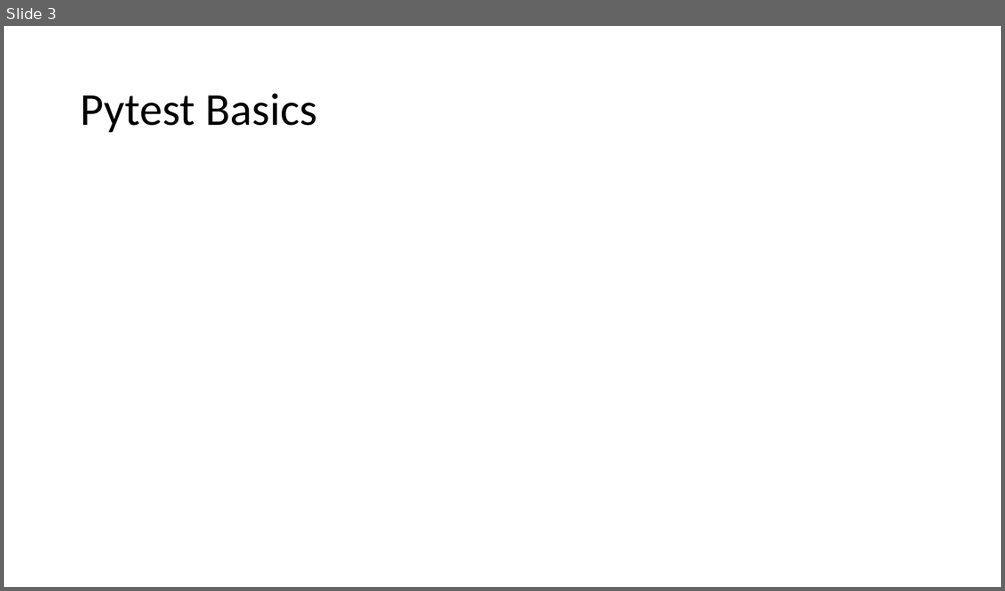
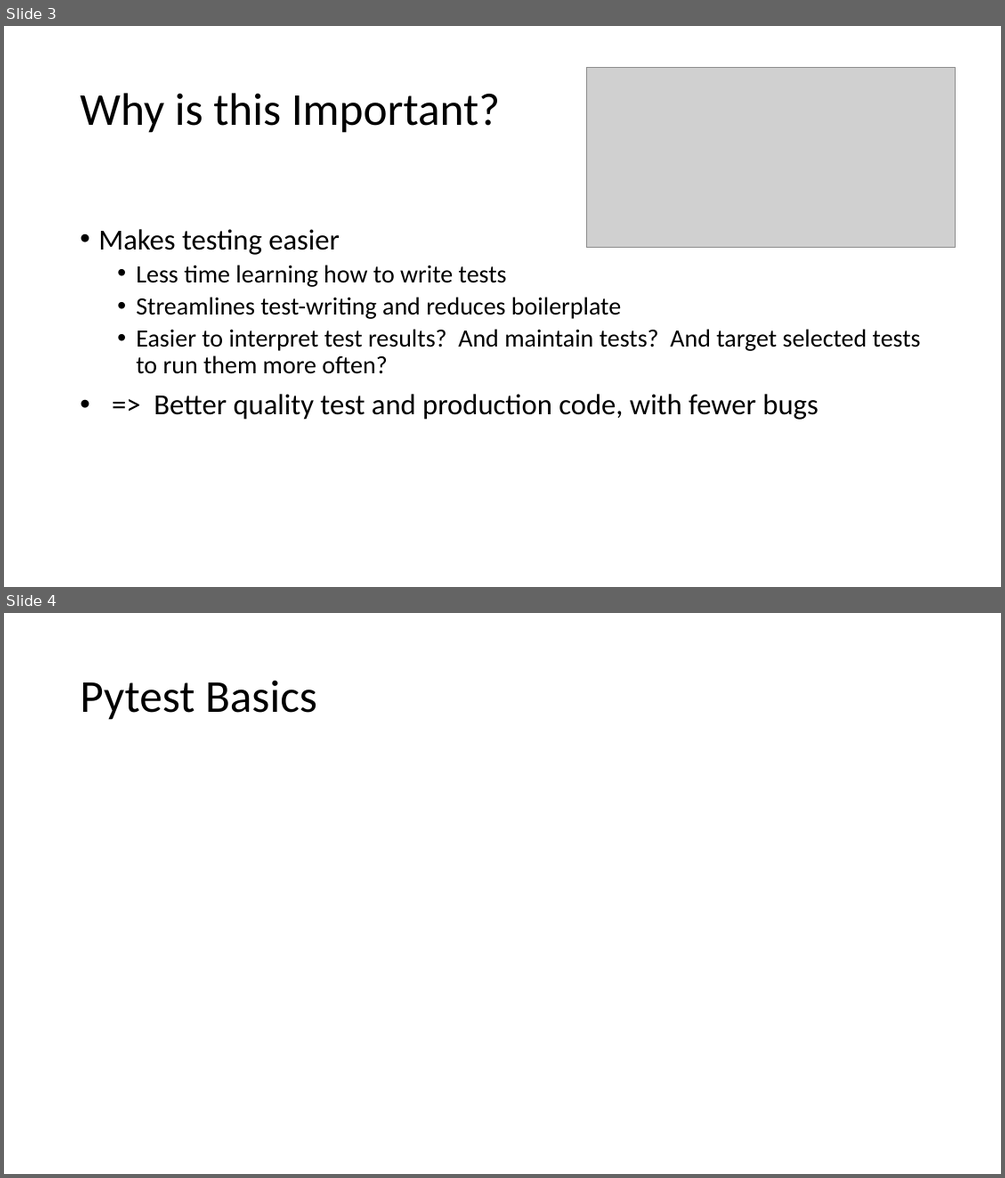
Before and after one commit to wbkdef/pytest_magic_presentation, a slide deck: Presentation/PytestMagic2.pptm. Shown one above the other, each under a label of ours: slide 3 before the commit, slides 3 and 4 after it. The pictures are 1005x591 and 1005x1178 pixels, drawn with LibreOffice and Linux fonts; fonts in the diff are those of the drawing; grey boxes stand for pictures. Boxes give left, top, right and bottom in pixels: in the first picture for what was removed or moved away, otherwise in the second. Text is boxed around its words. In the diff, an @@ line names an element or a change of style, - is before the commit and + after.

```diff
--- a/Presentation/PytestMagic2.pptm
+++ b/Presentation/PytestMagic2.pptm
@@ slide 3 added at <box>4,26,1001,587</box>, background #FFFFFF @@
@@ picture added at <box>587,68,955,248</box> @@
@@ title added at <box>80,93,500,133</box>, 44 pt, text #000000 @@
+Why is this Important?
@@ text added at <box>98,229,921,419</box>, 24 pt, text #000000 @@
+• Makes testing easier
+  • Less time learning how to write tests
+  • Streamlines test-writing and reduces boilerplate
+  • Easier to interpret test results? And maintain tests? And target selected tests to run them more often?
+• => Better quality test and production code, with fewer bugs
@@ what was slide 3 is now slide 4 @@
```
Also in this commit, not shown: 2 slides changed, 2 other files.
